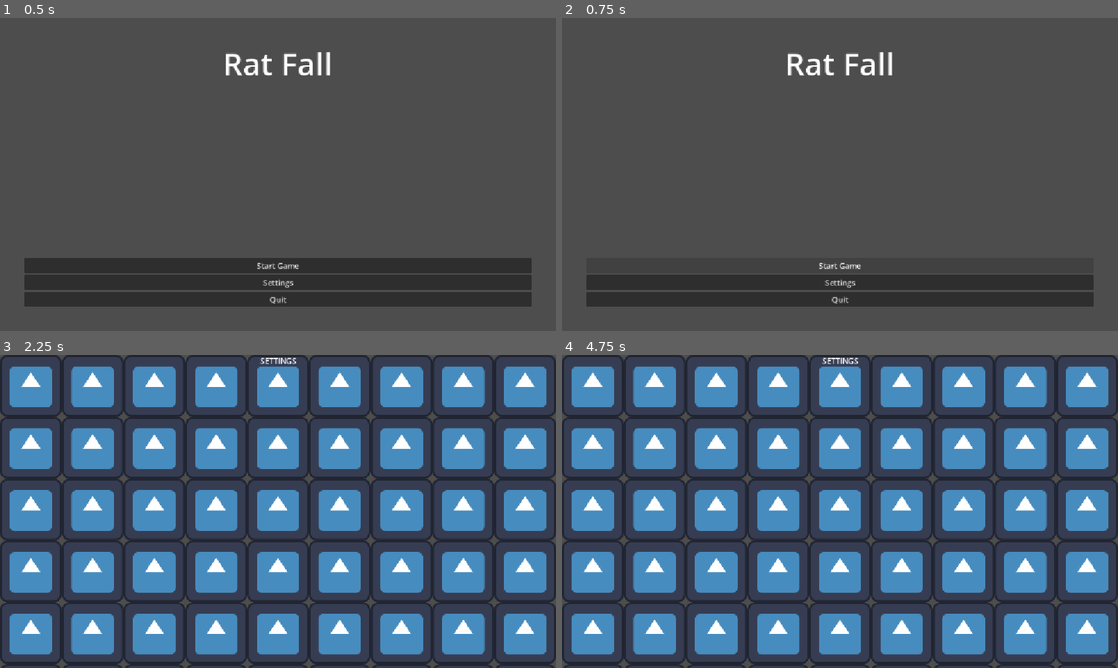
Above: before the commit, frames 1-4 (two rows, left to right).
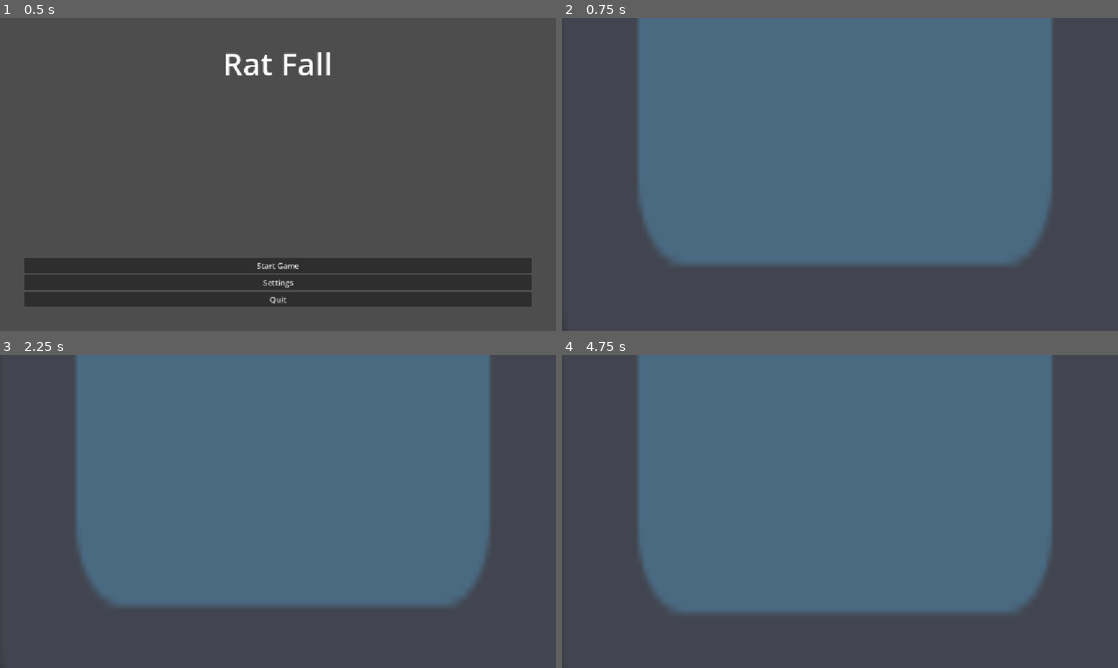
Above: after the commit, the same moments.

Repository: eebysheebstudio-hue/RatFall
Game: Godot game, scene res://Scenes/BootLevel.tscn
The game is run twice, just before and just after one commit, with the same random seed, the same clock (stepped at 60 frames per second) and the same inputs. Before the commit the project starts from res://Scenes/Level.tscn. The engine's default icon, where the game draws it, is replaced by a stand-in: a white triangle on a blue panel in a dark square.
Inputs (mouse positions are in pixels of both pictures, inside the frame that each line leads up to):
- Up to frame 1 (0.5 s): no input
- Up to frame 2 (0.75 s): click "Start Game" at 0.5 s
- Up to frame 3 (2.25 s): click (278, 602) at 1.25 s, where only the run before the commit has a clickable "Start Game"; click (278, 617) at 2 s, where only the run before the commit has a clickable "Settings"
- Up to frame 4 (4.75 s): tap Enter (ui_accept) at 2.75, 3.02, 3.5, 3.77, 4.25 s; hold Right (ui_right) 2.78-4.28 s; hold Left (ui_left) from 4.28 s (still down)

Frame 1 is identical in both runs. In frame 2, 67% of the frame differs, in the area x 4-96%, y 0-93%; in frame 3, 81%; in frame 4, 83%, in the area x 0-100%, y 0-100%.

Commit message:
Added Basic Hill

Diff:
--- /dev/null
+++ b/Scenes/BootLevel.tscn
@@ -0,0 +1,6 @@
+[gd_scene format=3 uid="uid://cxgpqi50n4smf"]
+
+[ext_resource type="Script" uid="uid://ydt2ld6jgioj" path="res://Scenes/boot_level.gd" id="1_rt26l"]
+
+[node name="BootLevel" type="Node2D" unique_id=466737875]
+script = ExtResource("1_rt26l")
--- /dev/null
+++ b/Scenes/Hill.tscn
@@ -0,0 +1,60 @@
+[gd_scene format=3 uid="uid://nxuyehf6kqj"]
+
+[ext_resource type="Script" uid="uid://cg3bm7wl03pay" path="res://Scenes/hill.gd" id="1_7po3v"]
+[ext_resource type="PackedScene" uid="uid://byr33313hdex6" path="res://Scenes/Player/Player.tscn" id="2_4uofs"]
+[ext_resource type="Texture2D" uid="uid://cdhhm1tmv66xb" path="res://icon.svg" id="3_5w2i3"]
+[ext_resource type="PackedScene" uid="uid://slfed6uk1a0u" path="res://Scenes/Camera.tscn" id="3_8xj3v"]
+
+[sub_resource type="WorldBoundaryShape2D" id="WorldBoundaryShape2D_g4v7s"]
+
+[sub_resource type="WorldBoundaryShape2D" id="WorldBoundaryShape2D_yf5fn"]
+distance = -205.0
+
+[node name="Hill" type="Node2D" unique_id=675779279]
+script = ExtResource("1_7po3v")
+
+[node name="Sprite2D" type="Sprite2D" parent="." unique_id=2035939035]
+modulate = Color(1, 1, 1, 0.47058824)
+position = Vector2(10.5000305, -574.50006)
+scale = Vector2(9.742188, 17.27344)
+texture = ExtResource("3_5w2i3")
+
+[node name="Player" parent="." unique_id=1673534464 instance=ExtResource("2_4uofs")]
+position = Vector2(0, -200)
+
+[node name="MovementNode" type="Node2D" parent="." unique_id=681719708]
+
+[node name="KillBox" type="Area2D" parent="MovementNode" unique_id=410473534]
+position = Vector2(0, 250)
+collision_layer = 2
+
+[node name="CollisionShape2D" type="CollisionShape2D" parent="MovementNode/KillBox" unique_id=852733214]
+shape = SubResource("WorldBoundaryShape2D_g4v7s")
+
+[node name="StaticBody2D" type="StaticBody2D" parent="MovementNode" unique_id=709591160]
+
+[node name="LeftBorder" type="CollisionShape2D" parent="MovementNode/StaticBody2D" unique_id=2079975868]
+position = Vector2(-250, 0)
+rotation = 1.5707964
+shape = SubResource("WorldBoundaryShape2D_yf5fn")
+
+[node name="RightBorder" type="CollisionShape2D" parent="MovementNode/StaticBody2D" unique_id=1564697198]
+position = Vector2(250, 0)
+rotation = -1.5707964
+shape = SubResource("WorldBoundaryShape2D_yf5fn")
+
+[node name="TopBorder" type="CollisionShape2D" parent="MovementNode/StaticBody2D" unique_id=2107406977]
+position = Vector2(0, -100)
+rotation = 3.1415927
+shape = SubResource("WorldBoundaryShape2D_yf5fn")
+
+[node name="Camera" parent="MovementNode" unique_id=2085499639 instance=ExtResource("3_8xj3v")]
+
+[node name="temp" type="StaticBody2D" parent="." unique_id=790399171]
+position = Vector2(0, -200)
+
+[node name="BottomBorder" type="CollisionShape2D" parent="temp" unique_id=1897531899]
+position = Vector2(1, 34)
+shape = SubResource("WorldBoundaryShape2D_yf5fn")
+
+[connection signal="body_entered" from="MovementNode/KillBox" to="." method="_on_kill_box_body_entered"]
--- a/Scenes/Level.tscn
+++ /dev/null
@@ -1,26 +0,0 @@
-[gd_scene format=3 uid="uid://cxgpqi50n4smf"]
-
-[ext_resource type="PackedScene" uid="uid://byr33313hdex6" path="res://Scenes/Player/Player.tscn" id="1_fuudy"]
-[ext_resource type="Script" uid="uid://ydt2ld6jgioj" path="res://Scenes/level.gd" id="1_xylue"]
-[ext_resource type="PackedScene" uid="uid://7fbfqvagj7vj" path="res://Scenes/PowerUps/TemplatePowerUp.tscn" id="3_tj5wv"]
-[ext_resource type="PackedScene" uid="uid://blmc5yrdwedf7" path="res://Scenes/Obstacles/TemplateObstacle.tscn" id="4_ienac"]
-
-[sub_resource type="WorldBoundaryShape2D" id="WorldBoundaryShape2D_yf5fn"]
-
-[node name="Level" type="Node2D" unique_id=466737875]
-script = ExtResource("1_xylue")
-
-[node name="Player" parent="." unique_id=1673534464 instance=ExtResource("1_fuudy")]
-
-[node name="StaticBody2D" type="StaticBody2D" parent="." unique_id=737453859]
-position = Vector2(14, -406)
-
-[node name="CollisionShape2D" type="CollisionShape2D" parent="StaticBody2D" unique_id=1795568579]
-position = Vector2(-12, 527)
-shape = SubResource("WorldBoundaryShape2D_yf5fn")
-
-[node name="TemplatePowerUp" parent="." unique_id=1036122245 instance=ExtResource("3_tj5wv")]
-position = Vector2(-122, 46)
-
-[node name="TemplateObstacle" parent="." unique_id=1050292371 instance=ExtResource("4_ienac")]
-position = Vector2(91, 53)
--- a/Scenes/UI/main_menu.gd
+++ b/Scenes/UI/main_menu.gd
@@ -1,15 +1,13 @@
 extends Control
-
+var hillScene: PackedScene = load("res://Scenes/Hill.tscn")
 
 # Called when the node enters the scene tree for the first time.
 func _ready() -> void:
 	pass # Replace with function body.
 
-
 # Called every frame. 'delta' is the elapsed time since the previous frame.
 func _process(delta: float) -> void:
 	pass
-
 
 func _on_quit_pressed() -> void:
 	get_tree().quit()
@@ -20,5 +18,5 @@
 
 
 func _on_start_pressed() -> void:
-	# TODO: Start game
-	pass # Replace with function body.
+	get_tree().change_scene_to_packed(hillScene)
+	UiSwitcher.hide_all()
--- a/Scenes/UI/ui_switcher.gd
+++ b/Scenes/UI/ui_switcher.gd
@@ -9,6 +9,12 @@
 # Called every frame. 'delta' is the elapsed time since the previous frame.
 func _process(delta: float) -> void:
 	pass
+
+func hide_all() -> void:
+	$CanvasLayer/MainMenu.hide()
+	$CanvasLayer/GameOverMenu.hide()
+	$CanvasLayer/SettingsMenu.hide()
+
 
 func show_main_menu() -> void:
 	$CanvasLayer/MainMenu.show()
--- /dev/null
+++ b/Scenes/hill.gd
@@ -0,0 +1,16 @@
+extends Node2D
+var screen_speed: float = 0.1
+
+# Called when the node enters the scene tree for the first time.
+func _ready() -> void:
+	pass # Replace with function body.
+
+
+# Called every frame. 'delta' is the elapsed time since the previous frame.
+func _process(delta: float) -> void:
+	$MovementNode.position = $MovementNode.position + Vector2(0, -screen_speed)
+
+
+func _on_kill_box_body_entered(body: Node2D) -> void:
+	if body is Player:
+		print("YOU DIED")
--- a/project.godot
+++ b/project.godot
@@ -17,7 +17,6 @@
 
 [autoload]
 
-Camera="*uid://slfed6uk1a0u"
 UiSwitcher="*uid://cwuxleohtc5xy"
 
 [display]
@@ -159,6 +158,13 @@
 ]
 }
 
+[layer_names]
+
+2d_physics/layer_1="Player"
+2d_physics/layer_2="KillLayer"
+2d_physics/layer_3="Obstacle"
+2d_physics/layer_4="PowerUp"
+
 [physics]
 
 3d/physics_engine="Jolt Physics"
Renamed: Scenes/level.gd -> Scenes/boot_level.gd
Renamed: Scenes/level.gd.uid -> Scenes/boot_level.gd.uid
Not shown, added: Scenes/hill.gd.uid
